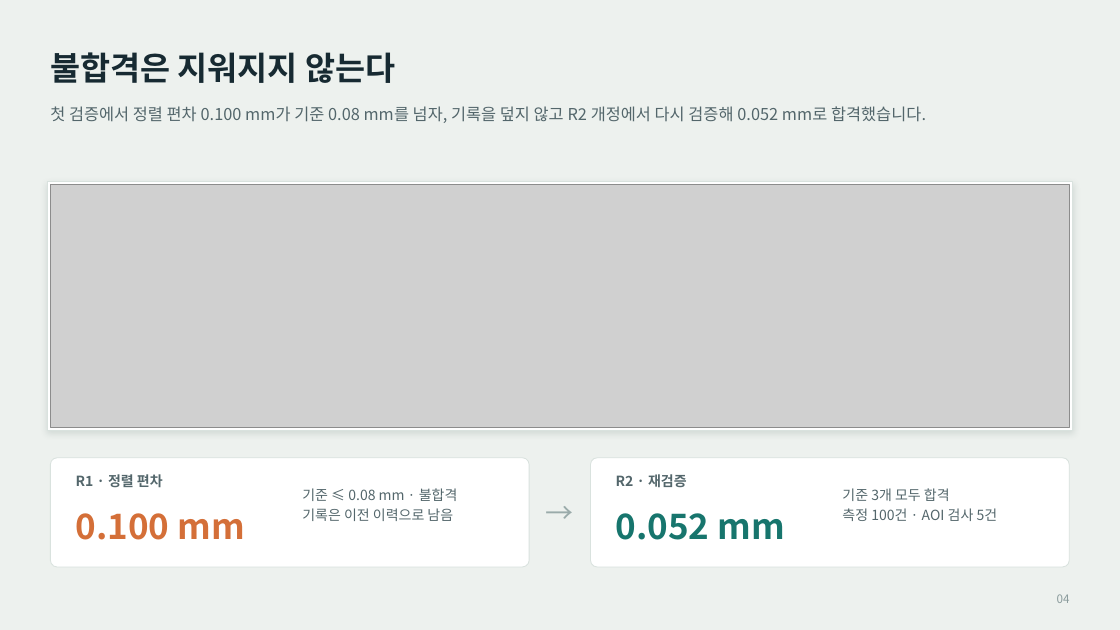
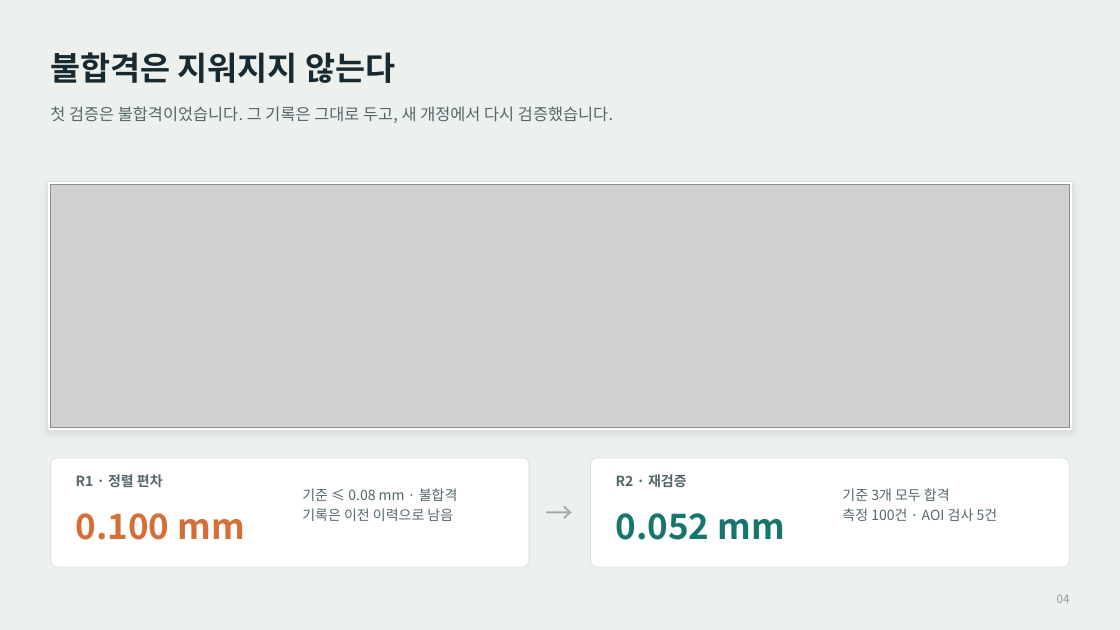
Before and after one commit to antvinas/FabAssure, a slide deck: slide 4 of portfolio/FabAssure-SKhynix.pptx. Drawn at 1120x630 pixels with LibreOffice and Linux fonts; fonts in the diff are those of the drawing; grey boxes stand for pictures. Boxes give left, top, right and bottom in pixels: in the first picture for what was removed or moved away, otherwise in the second. Text is boxed around its words. In the diff, an @@ line names an element or a change of style, - is before the commit and + after.

```diff
--- a/portfolio/FabAssure-SKhynix.pptx
+++ b/portfolio/FabAssure-SKhynix.pptx
@@ text at (50,106,613,123): text changed @@
-첫 검증에서 정렬 편차 0.100 mm가 기준 0.08 mm를 넘자, 기록을 덮지 않고 R2 개정에서 다시 검증해 0.052 mm로 합격했습니다.
+첫 검증은 불합격이었습니다. 그 기록은 그대로 두고, 새 개정에서 다시 검증했습니다.
```
Also in this commit, not shown: 9 other slides changed, 2 other files.
